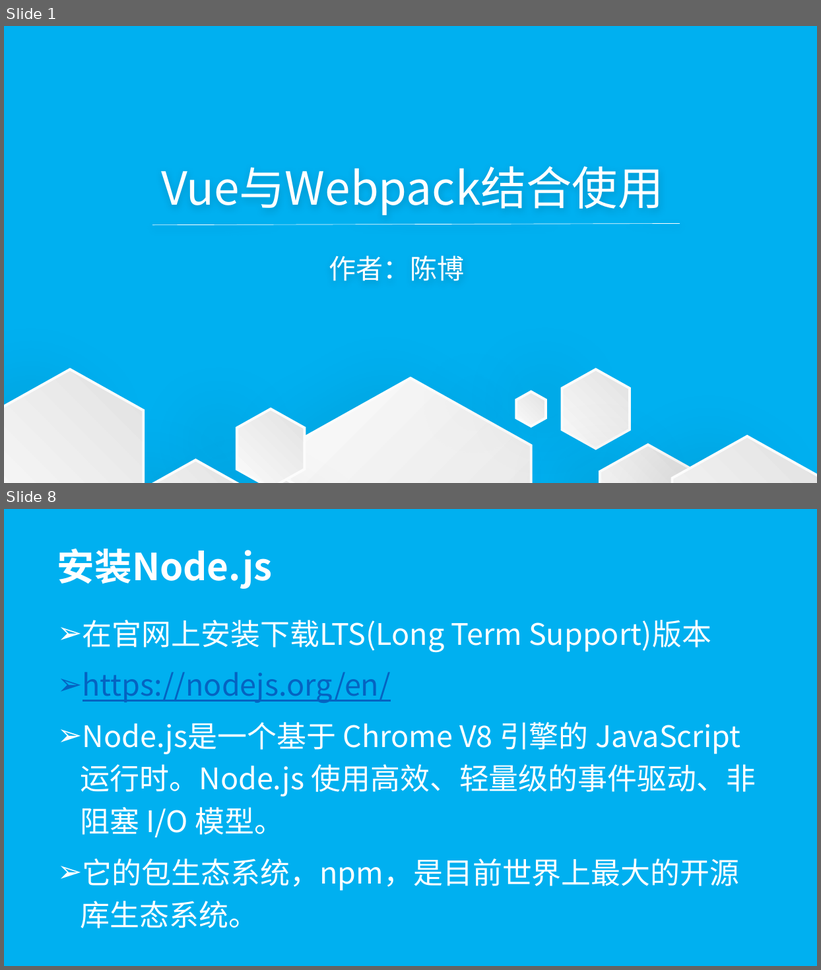
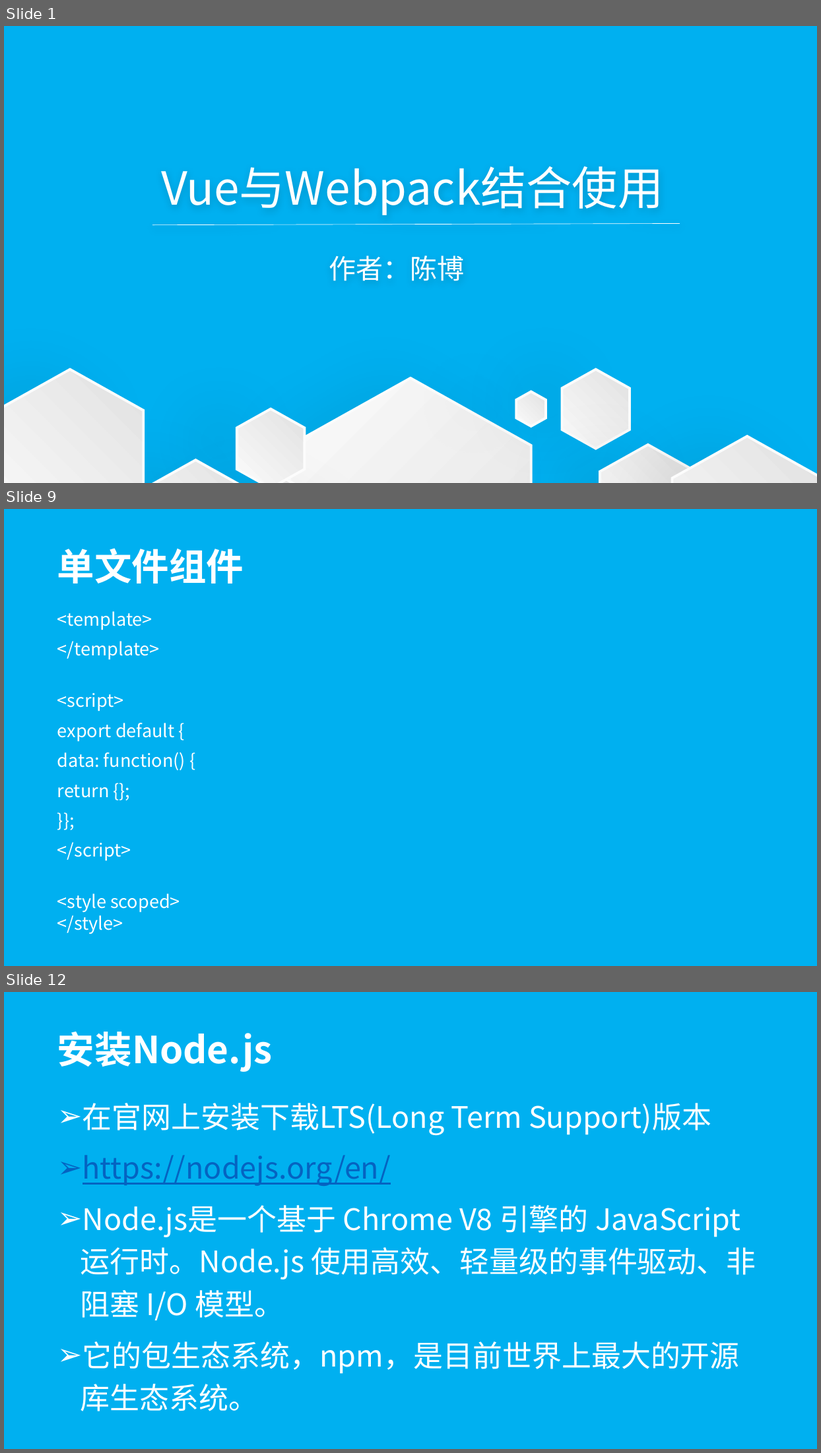
Before and after one commit to wugenshui/ppt, a slide deck: vue-webpack/vue-webpack.pptx. Shown one above the other, each under a label of ours: slides 1 and 8 before the commit, slides 1, 9 and 12 after it; the slides between them are not shown. The pictures are 821x970 and 821x1453 pixels, drawn with LibreOffice and Linux fonts; fonts in the diff are those of the drawing. Boxes give left, top, right and bottom in pixels: in the first picture for what was removed or moved away, otherwise in the second. Text is boxed around its words. In the diff, an @@ line names an element or a change of style, - is before the commit and + after.

```diff
--- a/vue-webpack/vue-webpack.pptx
+++ b/vue-webpack/vue-webpack.pptx
@@ slide 9 added at (4,509,817,966), background #00B0F0 @@
@@ title added at (57,548,244,584), 44 pt, text #FFFFFF, bold @@
+单文件组件
@@ subtitle added at (57,611,186,935), 21.1 pt, text #FFFFFF @@
+<template>
+</template>
+<script>
+export default {
+data: function() {
+return {};
+}};
+</script>
+<style scoped>
+</style>
@@ what was slide 8 is now slide 12 @@
```
Also in this commit, not shown: 2 slides changed, 10 other slides added, 8 slides removed, 6 other files.
